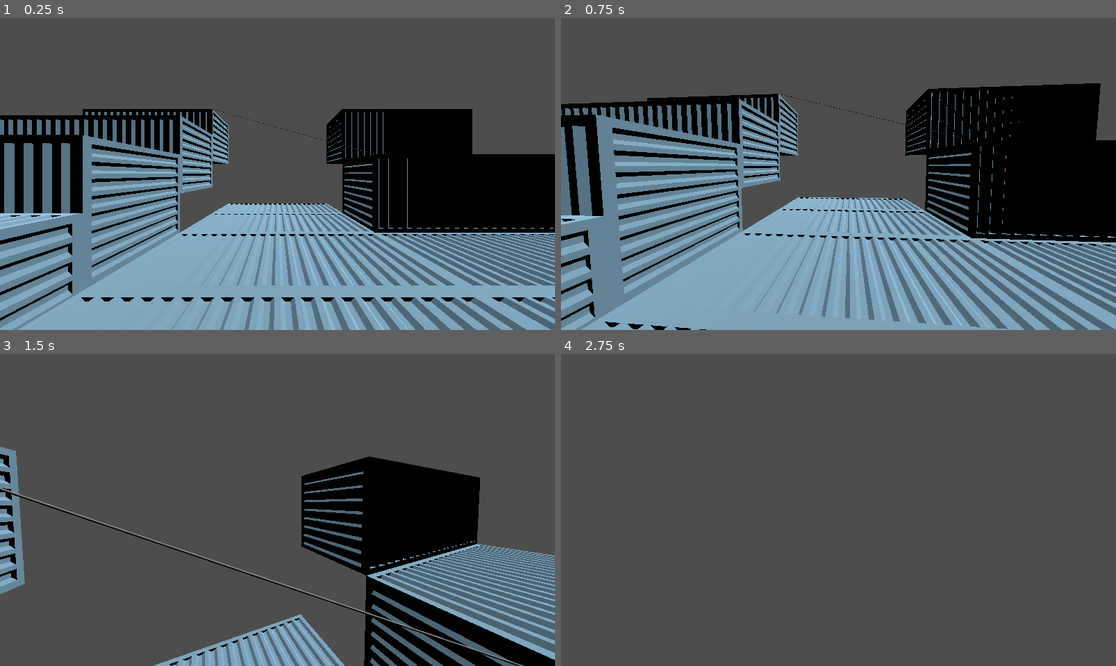
Above: before the commit, frames 1-4 (two rows, left to right).
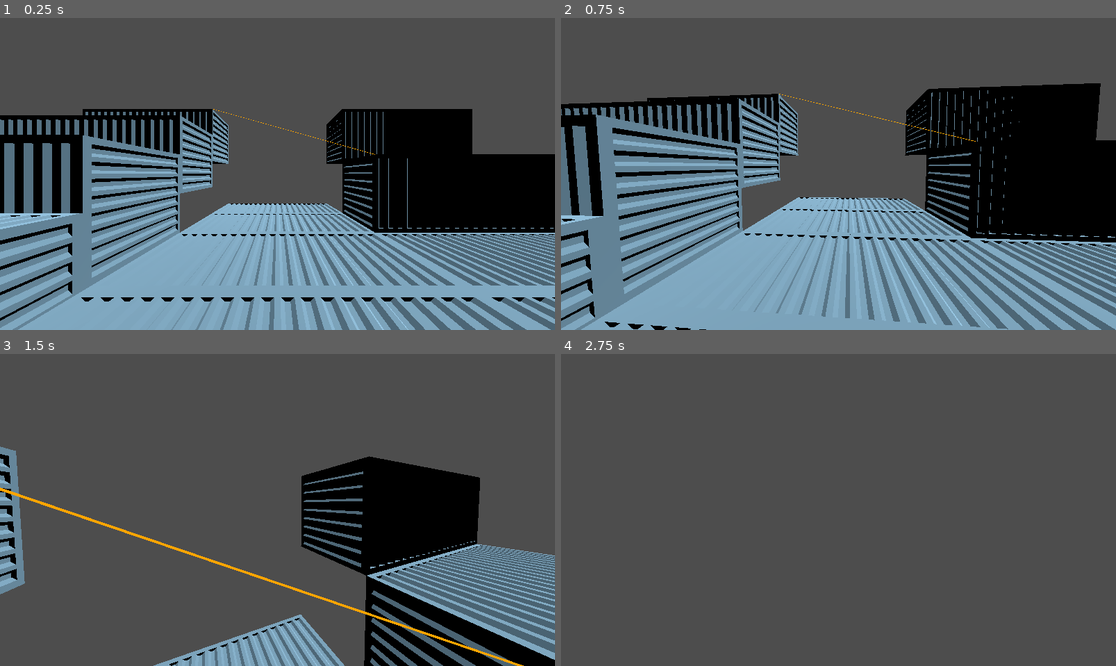
Above: after the commit, the same moments.

Repository: Alex-Fischman/Shipyard
Game: Godot game, scene res://Scenes/Main.tscn
Two runs of this game, one before a commit and one after it. Both use one fixed random seed, a clock stepped at 60 frames per second and the inputs below.
Inputs (mouse positions are in pixels of both pictures, inside the frame that each line leads up to):
- Up to frame 1 (0.25 s): no input
- Up to frame 2 (0.75 s): tap Enter at 0.5 s; move the mouse to (832, 180) at 0.52 s; hold W (move_forward) from 0.53 s (still down)
- Up to frame 3 (1.5 s): keep holding W (move_forward); tap Space (jump) at 0.77 s; move the mouse to (316, 513) at 1.27 s
- Up to frame 4 (2.75 s): keep holding W (move_forward); tap Space (jump) at 1.52 s; move the mouse to (794, 506) at 2.02 s

The runs differ from the first frame. In frame 1, less than 0.1% of the frame differs, in the area x 38-68%, y 29-44%; in frame 2, less than 0.1%; in frame 3, 0.8%, in the area x 0-95%, y 42-100%; in frame 4, nothing differs.

Commit message:
Add shapecast to rope

Diff:
--- a/Scenes/Player.tscn
+++ b/Scenes/Player.tscn
@@ -7,11 +7,15 @@
 
 [sub_resource type="CapsuleMesh" id="CapsuleMesh_mj2w3"]
 
-[node name="Player" type="CharacterBody3D"]
+[sub_resource type="SphereShape3D" id="SphereShape3D_j3g1t"]
+radius = 0.1
+
+[node name="Player" type="CharacterBody3D" node_paths=PackedStringArray("ROPE_CAST")]
 script = ExtResource("1_mh0dp")
 JUMP_DIST = 5.0
 JUMP_HEIGHT = 2.0
 JUMP_TIME = 1.0
+ROPE_CAST = NodePath("CameraPosition/RopeCast")
 
 [node name="CollisionShape3D" type="CollisionShape3D" parent="."]
 shape = SubResource("CapsuleShape3D_abh8k")
@@ -28,3 +32,8 @@
 target = NodePath("..")
 player = NodePath("../..")
 sensitivity = 0.005
+
+[node name="RopeCast" type="ShapeCast3D" parent="CameraPosition"]
+shape = SubResource("SphereShape3D_j3g1t")
+target_position = Vector3(0, 0, -5)
+collision_mask = 2
--- a/Scenes/Rope.tscn
+++ b/Scenes/Rope.tscn
@@ -1,8 +1,12 @@
-[gd_scene load_steps=4 format=3 uid="uid://bdxj633vpp5jm"]
+[gd_scene load_steps=6 format=3 uid="uid://bdxj633vpp5jm"]
 
 [ext_resource type="Script" path="res://Scripts/Rope.gd" id="1_rrual"]
+[ext_resource type="Script" path="res://Scripts/Targetable.gd" id="2_mnp38"]
+
+[sub_resource type="StandardMaterial3D" id="StandardMaterial3D_ciunw"]
 
 [sub_resource type="CapsuleMesh" id="CapsuleMesh_ofrkf"]
+material = SubResource("StandardMaterial3D_ciunw")
 radius = 0.01
 
 [sub_resource type="CapsuleShape3D" id="CapsuleShape3D_b4odg"]
@@ -11,9 +15,11 @@
 [node name="Rope" type="Node3D"]
 script = ExtResource("1_rrual")
 
-[node name="StaticBody3D" type="StaticBody3D" parent="."]
+[node name="StaticBody3D" type="StaticBody3D" parent="." node_paths=PackedStringArray("MESH")]
 transform = Transform3D(0.5, 0, 0, 0, -2.18557e-08, -0.5, 0, 0.5, -2.18557e-08, 0, 0, -0.5)
 collision_layer = 2
+script = ExtResource("2_mnp38")
+MESH = NodePath("MeshInstance3D")
 
 [node name="MeshInstance3D" type="MeshInstance3D" parent="StaticBody3D"]
 mesh = SubResource("CapsuleMesh_ofrkf")
--- a/Scripts/Player.gd
+++ b/Scripts/Player.gd
@@ -4,6 +4,10 @@
 @export var JUMP_HEIGHT: float
 @export var JUMP_TIME: float
 @export var MOVE_ACCEL: float
+
+@export var ROPE_CAST: ShapeCast3D
+
+var current_target: Node = null
 
 func _physics_process(delta: float) -> void:
 	var MOVE_SPEED: float = JUMP_DIST / JUMP_TIME
@@ -28,3 +32,8 @@
 
 	velocity.y = vertical
 	move_and_slide()
+
+	if ROPE_CAST.is_colliding():
+		current_target = ROPE_CAST.get_collider(0)
+		current_target.call("targeted")
+		current_target = current_target.get_parent()
--- /dev/null
+++ b/Scripts/Targetable.gd
@@ -0,0 +1,27 @@
+extends StaticBody3D
+
+@export var MESH: MeshInstance3D
+
+var last_targeted: float = -1000
+
+func targeted() -> void:
+	last_targeted = Time.get_unix_time_from_system()
+
+func _process(delta: float) -> void:
+	var time: float = clamp(Time.get_unix_time_from_system() - last_targeted, 0, 1) * 0.1
+
+	var target_value: float = 1 if time < 0.05 else 0
+	var original_value: float = 1 - target_value
+	var current_value: float = original_value + (target_value - original_value) * time
+
+	if Time.get_unix_time_from_system() - last_targeted < self.get_physics_process_delta_time():
+		current_value = 1
+	else:
+		current_value = 0
+
+	var material: StandardMaterial3D = StandardMaterial3D.new()
+	material.albedo_color = Color.ORANGE.lerp(Color.BLUE, current_value)
+	material.shading_mode = BaseMaterial3D.ShadingMode.SHADING_MODE_UNSHADED
+
+	var mesh: PrimitiveMesh = MESH.mesh;
+	mesh.material = material
Not shown: 1 places in Scenes/Player.tscn that only renumber resources
